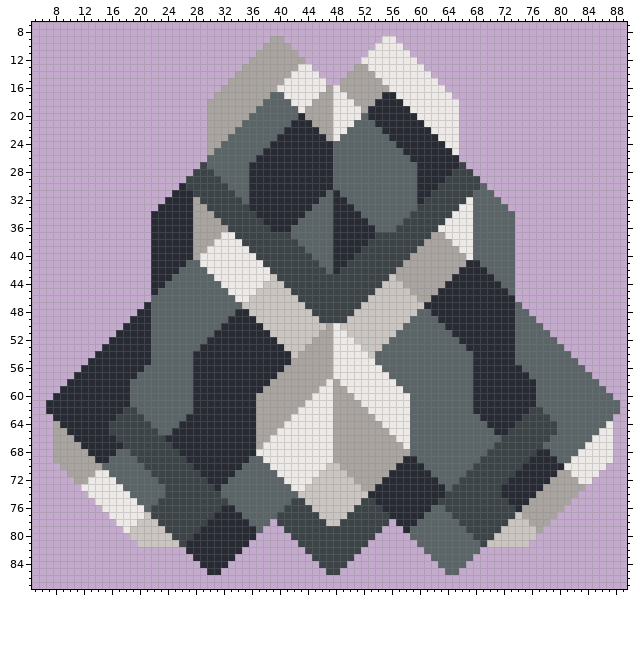
One commit to this sprite sheet: sprites/blocks/turrets/splinter/splinter-preview.png. This is how it looked before the edit.
The file is 96x96 pixels. Shown: x 5..89, y 7..87.
After the commit:
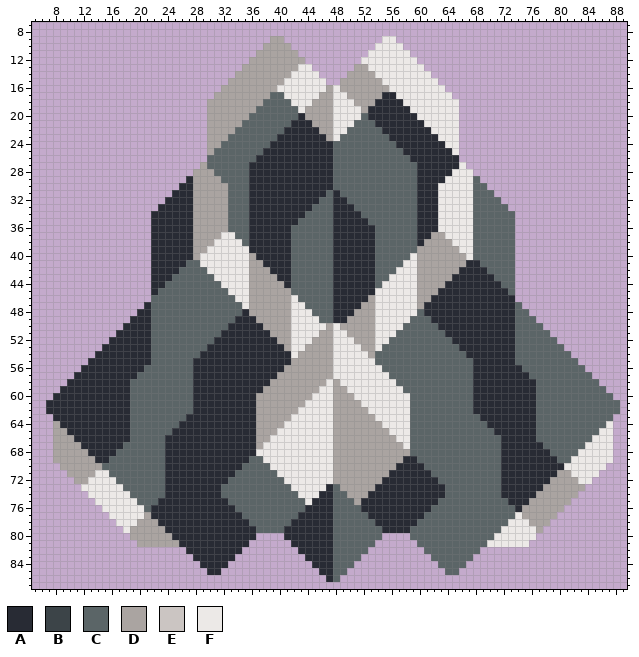
Palette (. is transparent): A #282b34  B #3c4448  C #5b6567  D #aaa4a1  E #cbc5c2  F #ece9e7
From old to new:
Changed rows in their new state; - is an unchanged pixel.
first column x 27:
27 --D------------------------------------F--
28 -DDD----------------------------------FFF-
29 ADDDD--------------------------------FFFFC
30 ADDDDD------------------------------FFFFFC
31 -DDDDDC----------------------------AFFFFF-
32 --DDDDCC--------------------------AAFFFF--
33 ---DDDCCC------------------------AAAFFF---
34 ----DDCCCA----------------------CAAAFF----
35 -----DCCCAA--------------------CCAAAF-----
36 ------CCCAAA------------------CCCAAA------
37 -------CCAAAAAA------------CCCCCCAA-------
38 --------CAAAAAAC----------ACCCCCCA--------
39 ---------AAAAAACC--------AACCCCCC---------
40 ---------DAAAAACCC------AAACCCCCF---------
41 ---------DDAAAACCCC----AAAACCCCFF---------
42 ---------DDDAAACCCCC--AAAAACCCFFF---------
43 ---------DDDDAACCCCCCAAAAAACCFFFF---------
44 ---------DDDDDACCCCCCAAAAAACFFFFF---------
45 ---------DDDDDDCCCCCCAAAAAAFFFFFF---------
46 ---------DDDDDDFCCCCCAAAAADFFFFFF---------
47 --------FDDDDDDFFCCCCAAAADDFFFFFFD--------
48 -------C-DDDDDDFFFCCCAAADDDFFFFFF-A-------
49 ------C---DDDDDFFFFCCAADDDDFFFFF---A------
50 -----C-----DDDDFFFFF--DDDDDFFFF-----A-----
51 ----C-------DDDFFFF----DDDDFFF-------A----
52 ---C---------DDFFF------DDDFF---------A---
53 --C-----------DFF--------DDF-----------A--
54 -C-------------F----------D-------------A-
first column x 16:
62 --AC--------------------------------------------------------AC--
63 -AACC------------------------------------------------------AACC-
64 AAACCC----------------------------------------------------AAACCC
65 AAACCCC--------------------------------------------------AAAACCC
66 -AACCCCC------------------------------------------------AAAAACC-
67 --CCCCCCA----------------------------------------------CAAAAAA--
68 ---CCCCCAA--------------------------------------------CCAAAAA---
69 ----CCCCAAA------------------------------------------CCCAAAA----
70 -----CCCAAAA-------------------FD-------------------CCCCAAA-----
71 ------CCAAAAA-----------------FFDD-----------------CCCCCAA------
72 -------CAAAAAA---------------FFFDDD---------------CCCCCCA-------
73 --------AAAAAAA-------------FFFACDDD-------------CCCCCCC--------
74 --------AAAAAAAA-----------FFFAACCDDD-----------CCCCCCCC--------
75 -------AAAAAAAAAA---------CCFAAACCCDAA---------CCCCCCCCCC-------
76 ------AAAAAAAAAA---------CCCAAAACCCCAAA---------CCCCCCCCCC------
77 -----DAAAAAAAAA---------CCCAAAAACCCCCAAA---------CCCCCCCCCF-----
78 ----DDDAAAAAAA---------CCCAAAAAACCCCCCAAA---------CCCCCCCFFF----
79 ---DDDDDAAAAA---------CCCAAAAAAACCCCCCCAAA---------CCCCCFFFFF---
80 ---DDDDDDAAA-------------AAAAAAACCCCCCC-------------CCCFFFFFF---
81 ----DDDDDDA---------------AAAAAACCCCCC---------------CFFFFFF----
82 ---------------------------AAAAACCCCC---------------------------
83 ----------------------------AAAACCCC----------------------------
84 -----------------------------AAACCC-----------------------------
85 ------------------------------AACC------------------------------
86 -------------------------------AC-------------------------------
Where, in picture pixels (left, top, right, bottom), the same in both pictures:
changed: (186, 162, 480, 358)
changed: (109, 407, 228, 547)
changed: (438, 407, 557, 547)
changed: (263, 463, 403, 582)
